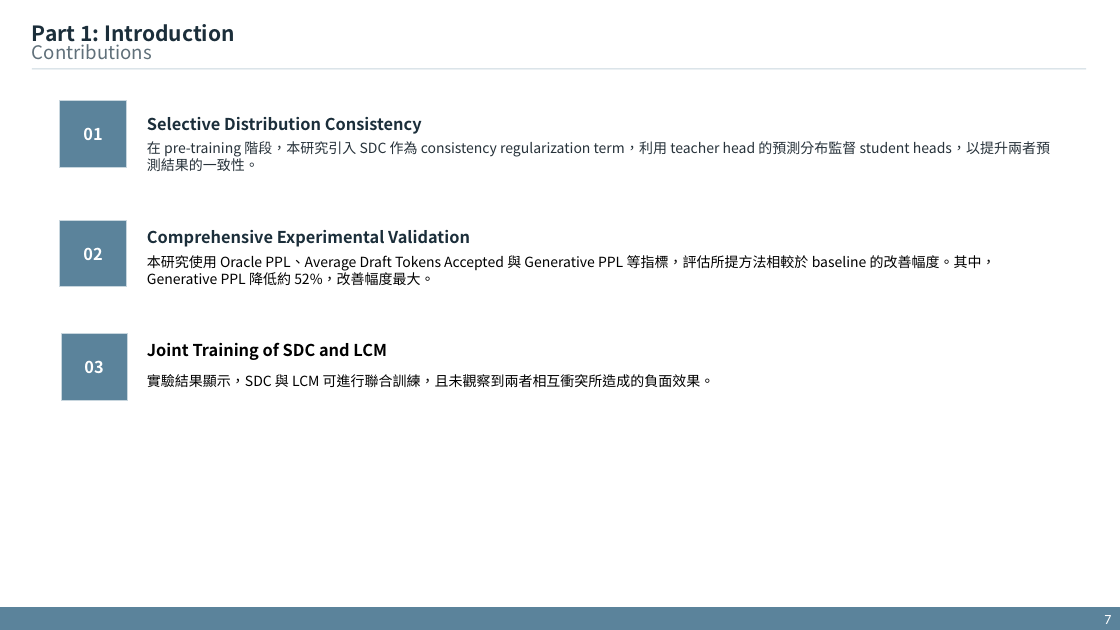
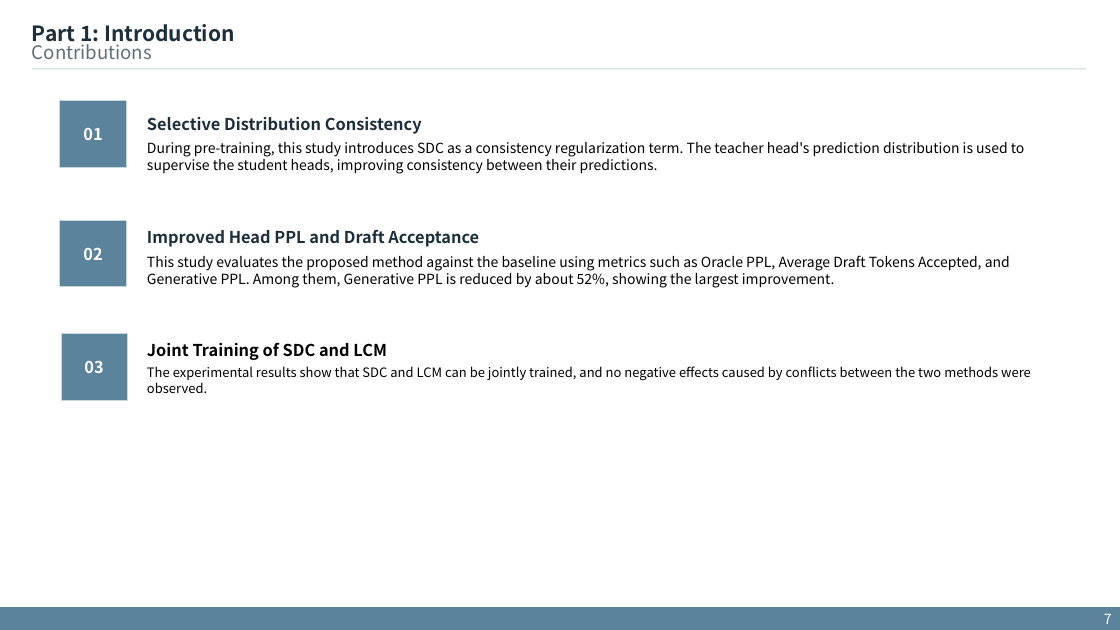
Before and after one commit to xdfg12456/llama-mtp, a slide deck: slide 7 of doc/mtp_with_consistency_method.pptx. Drawn at 1120x630 pixels with LibreOffice and Linux fonts; fonts in the diff are those of the drawing. Boxes give left, top, right and bottom in pixels: in the first picture for what was removed or moved away, otherwise in the second. Text is boxed around its words. In the diff, an @@ line names an element or a change of style, - is before the commit and + after.

```diff
--- a/doc/mtp_with_consistency_method.pptx
+++ b/doc/mtp_with_consistency_method.pptx
@@ text at <box>147,142,1025,174</box>: text changed; text colour #27323A to #000000 @@
-在 pre-training 階段，本研究引入 SDC 作為 consistency regularization term，利用 teacher head 的預測分布監督 student heads，以提升兩者預測結果的一致性。
+During pre-training, this study introduces SDC as a consistency regularization term. The teacher head's prediction distribution is used to supervise the student heads, improving consistency between their predictions.
@@ text at <box>147,229,479,247</box>: text changed @@
-Comprehensive Experimental Validation
+Improved Head PPL and Draft Acceptance
@@ text at <box>147,255,1010,288</box>: text changed @@
-本研究使用 Oracle PPL、Average Draft Tokens Accepted 與 Generative PPL 等指標，評估所提方法相較於 baseline 的改善幅度。其中，Generative PPL 降低約 52%，改善幅度最大。
+This study evaluates the proposed method against the baseline using metrics such as Oracle PPL, Average Draft Tokens Accepted, and Generative PPL. Among them, Generative PPL is reduced by about 52%, showing the largest improvement.
@@ text at <box>147,366,1031,393</box>: text changed; size 12 to 11.1 pt @@
-實驗結果顯示，SDC 與 LCM 可進行聯合訓練，且未觀察到兩者相互衝突所造成的負面效果。
+The experimental results show that SDC and LCM can be jointly trained, and no negative effects caused by conflicts between the two methods were observed.
@@ page number at <box>1104,614,1112,624</box>: font Calibri to Noto Sans CJK SC @@
```
Also in this commit, not shown: 18 other slides changed, 5 slides added, 1 slide removed, 1 other file.
